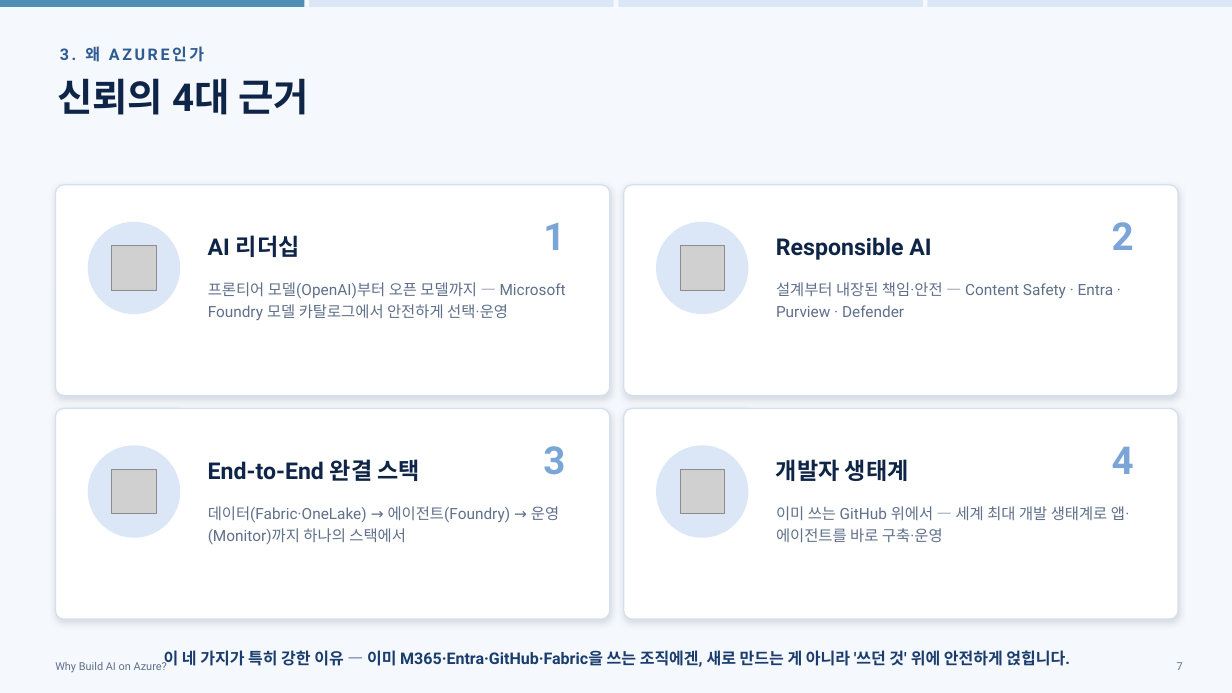
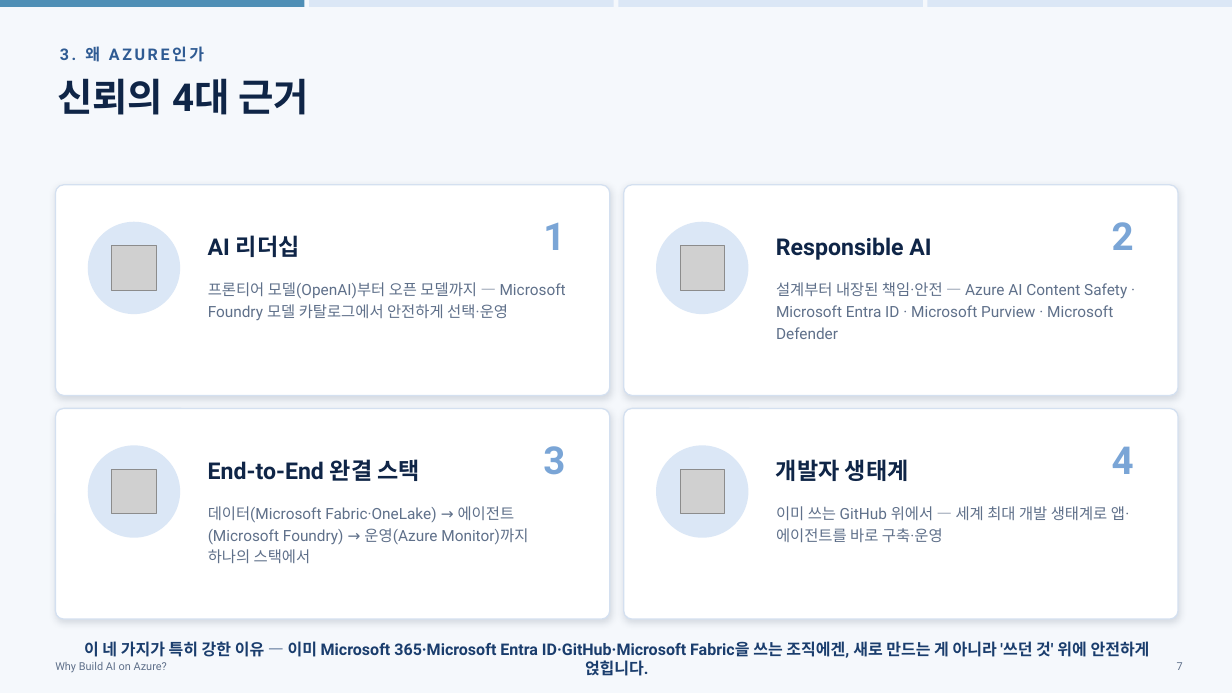
Before and after one commit to hijigoo/why-build-ai-on-azure, a slide deck: slide 7 of PROD-why-build-ai-on-azure.pptx. Drawn at 1232x693 pixels with LibreOffice and Linux fonts; fonts in the diff are those of the drawing; grey boxes stand for pictures. Boxes give left, top, right and bottom in pixels: in the first picture for what was removed or moved away, otherwise in the second. Text is boxed around its words. In the diff, an @@ line names an element or a change of style, - is before the commit and + after.

```diff
--- a/PROD-why-build-ai-on-azure.pptx
+++ b/PROD-why-build-ai-on-azure.pptx
@@ text at (776, 282, 1127, 339): text changed @@
-설계부터 내장된 책임·안전 — Content Safety · Entra · Purview · Defender
+설계부터 내장된 책임·안전 — Azure AI Content Safety · Microsoft Entra ID · Microsoft Purview · Microsoft Defender
@@ text at (208, 506, 528, 563): text changed @@
-데이터(Fabric·OneLake) → 에이전트(Foundry) → 운영(Monitor)까지 하나의 스택에서
+데이터(Microsoft Fabric·OneLake) → 에이전트(Microsoft Foundry) → 운영(Azure Monitor)까지 하나의 스택에서
@@ text at (84, 641, 1150, 676): text changed @@
-이 네 가지가 특히 강한 이유 — 이미 M365·Entra·GitHub·Fabric을 쓰는 조직에겐, 새로 만드는 게 아니라 '쓰던 것' 위에 안전하게 얹힙니다.
+이 네 가지가 특히 강한 이유 — 이미 Microsoft 365·Microsoft Entra ID·GitHub·Microsoft Fabric을 쓰는 조직에겐, 새로 만드는 게 아니라 '쓰던 것' 위에 안전하게 얹힙니다.
```
Also in this commit, not shown: 17 other slides changed, 1 other file.
